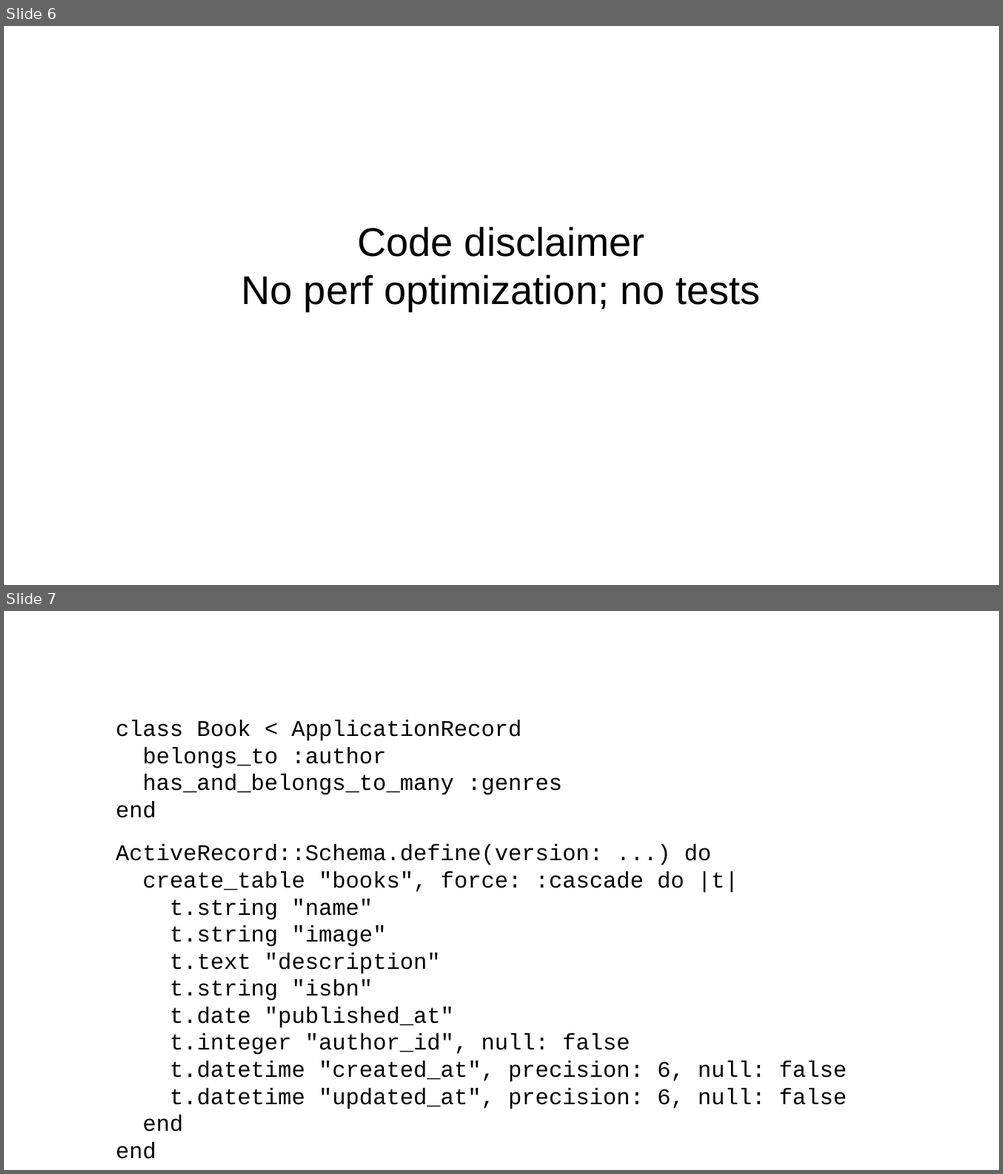
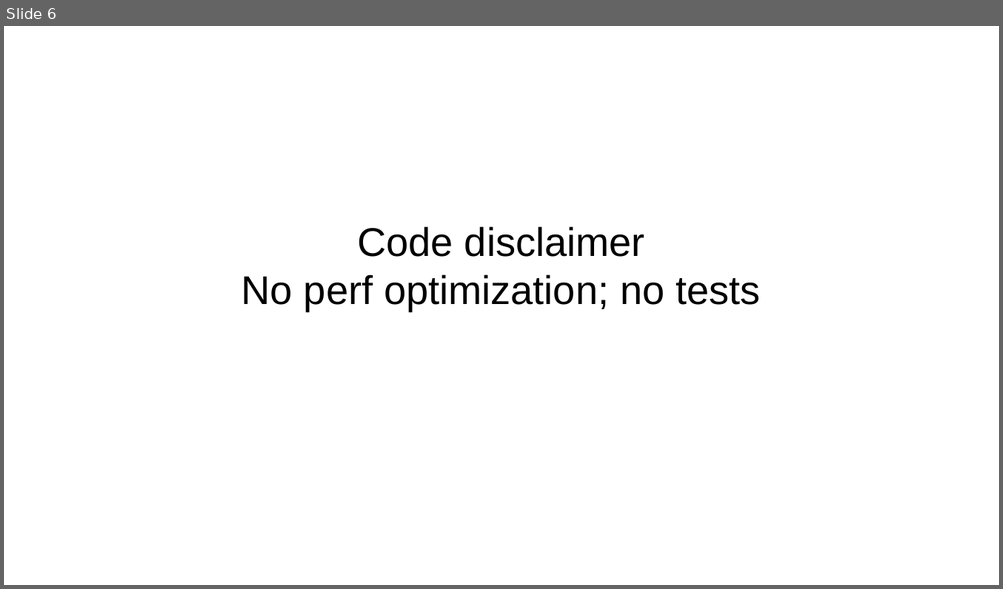
Before and after one commit to chriscressman/architecting-a-search-feature, a slide deck: presentation.odp. Shown one above the other, each under a label of ours: slides 6 and 7 before the commit, slide 6 after it. The pictures are 1003x1174 and 1003x589 pixels, drawn with LibreOffice and Linux fonts; fonts in the diff are those of the drawing. Boxes give left, top, right and bottom in pixels: in the first picture for what was removed or moved away, otherwise in the second. Text is boxed around its words. In the diff, an @@ line names an element or a change of style, - is before the commit and + after.

```diff
--- a/presentation.odp
+++ b/presentation.odp
@@ slide 7 removed at (x1=4, y1=611, x2=999, y2=1170), background #FFFFFF @@
@@ text removed at (x1=116, y1=720, x2=562, y2=818) @@
-class Book < ApplicationRecord
-belongs_to :author
-has_and_belongs_to_many :genres
-end
@@ text removed at (x1=116, y1=845, x2=846, y2=1159) @@
-ActiveRecord::Schema.define(version: ...) do
-create_table "books", force: :cascade do |t|
-t.string "name"
-t.string "image"
-t.text "description"
-t.string "isbn"
-t.date "published_at"
-t.integer "author_id", null: false
-t.datetime "created_at", precision: 6, null: false
-t.datetime "updated_at", precision: 6, null: false
-end
-end
```
Also in this commit, not shown: 2 slides added, 2 other slides removed.
